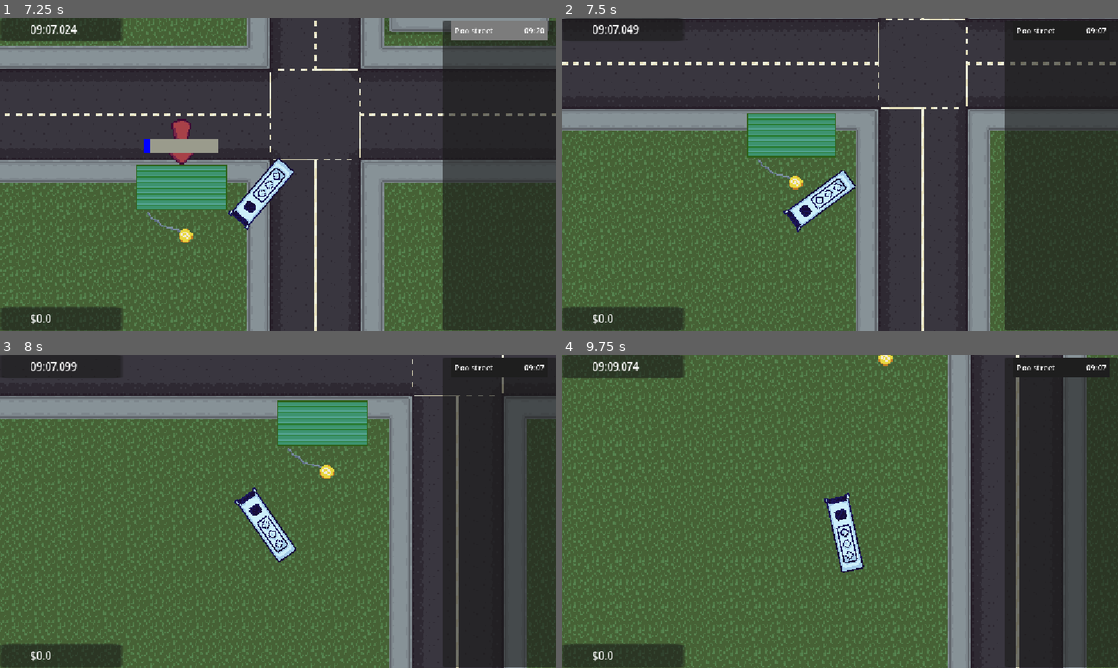
Above: before the commit, frames 1-4 (two rows, left to right).
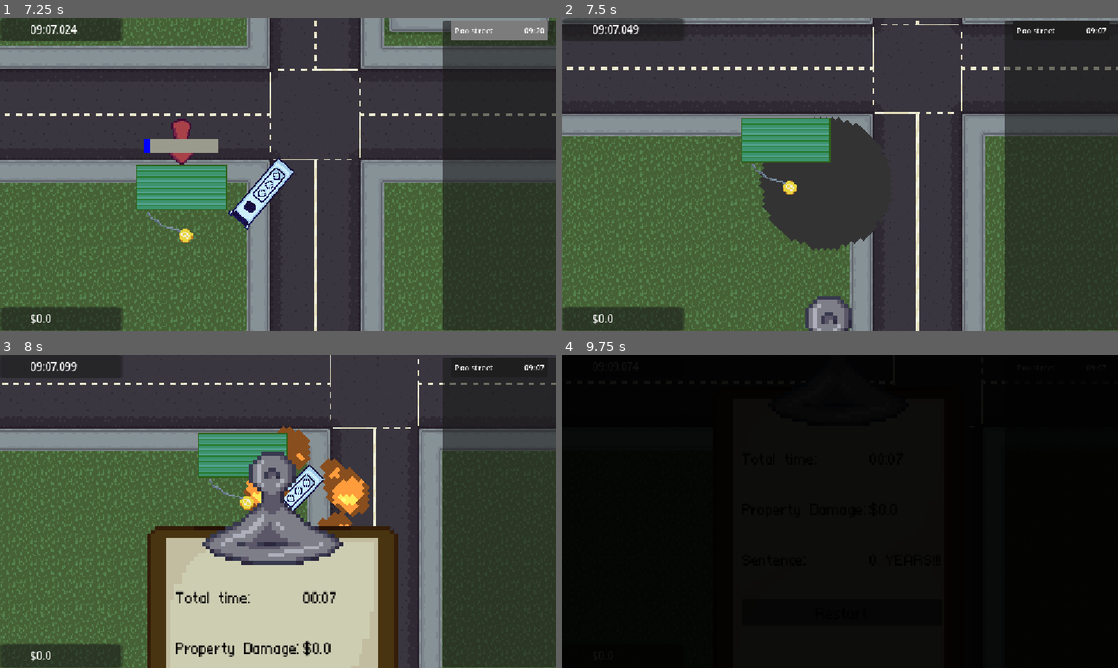
Above: after the commit, the same moments.

Repository: Aerodynamax/games-week-jam
Game: Godot game, scene res://scenes/main.tscn
Two runs of this game, one before a commit and one after it. Both use one fixed random seed, a clock stepped at 60 frames per second and the inputs below. The engine's default icon, where the game draws it, is replaced by a stand-in: a white triangle on a blue panel in a dark square.
Inputs (mouse positions are in pixels of both pictures, inside the frame that each line leads up to):
- Up to frame 1 (7.25 s): hold D (right) 0.53-1.28 s; tap Enter at 1.25 s; hold S (backward) 1.28-2.03 s; hold D (right) 2.03-2.78 s; hold W (forward) 2.78-3.53 s; hold A (left) 3.53-5.03 s; hold S (backward) 5.03-5.78 s; hold D (right) 5.78-6.53 s; hold W (forward) from 6.53 s (still down)
- Up to frame 2 (7.5 s): release W (forward) at 7.28 s; hold D (right) from 7.28 s (still down)
- Up to frame 3 (8 s): keep holding D (right)
- Up to frame 4 (9.75 s): release D (right) at 8.03 s; hold S (backward) 8.03-8.75 s; click (840, 611) at 8.75 s, where only the run after the commit has a clickable "Restart"; click (840, 611) at 9.5 s, where only the run after the commit has a clickable "Restart"

Frame 1 is identical in both runs. In frame 2, 25% of the frame differs, in the area x 0-100%, y 0-100%; in frame 3, 59%; in frame 4, 100%.
Error before the commit: Invalid call. Nonexistent function 'end' in base 'CharacterBody2D (Player)'. (res://scripts/bus)

Commit message:
Added player end

Diff:
--- a/scenes/NPCs/cars/car1.tscn
+++ b/scenes/NPCs/cars/car1.tscn
@@ -41,6 +41,7 @@
 collide_with_areas = true
 
 [node name="Collision" parent="." unique_id=100343889 node_paths=PackedStringArray("Collisionshape", "area2d", "Sprite") instance=ExtResource("3_uplqw")]
+value = 33.33
 Collisionshape = NodePath("../StaticBody2D/CollisionShape2D")
 area2d = NodePath("../Area2D")
 Sprite = NodePath("../Sprite2D")
--- a/scenes/NPCs/crossing/crossing_npc1.tscn
+++ b/scenes/NPCs/crossing/crossing_npc1.tscn
@@ -23,6 +23,8 @@
 shape = SubResource("RectangleShape2D_q367f")
 
 [node name="Collision" parent="." unique_id=100343889 node_paths=PackedStringArray("Collisionshape", "area2d", "Sprite") instance=ExtResource("3_1ddq4")]
+destruction_velocity = 100.0
+value = 70.01
 Collisionshape = NodePath("../CollisionShape2D")
 area2d = NodePath("../Area2D")
 Sprite = NodePath("../Sprite2D")
--- a/scenes/NPCs/normal/npc1.tscn
+++ b/scenes/NPCs/normal/npc1.tscn
@@ -27,6 +27,8 @@
 shape = SubResource("RectangleShape2D_q367f")
 
 [node name="Collision" parent="." unique_id=100343889 node_paths=PackedStringArray("Collisionshape", "area2d", "Sprite") instance=ExtResource("3_pyx5w")]
+destruction_velocity = 100.0
+value = 60.0
 Collisionshape = NodePath("../StaticBody2D/CollisionShape2D")
 area2d = NodePath("../StaticBody2D")
 Sprite = NodePath("../Sprite2D")
--- a/scripts/player/player.gd
+++ b/scripts/player/player.gd
@@ -9,6 +9,8 @@
 @onready var sprite: Sprite2D = $Sprite
 
 @onready var screech_sound = preload("uid://ccijw13vrf10q")
+
+var dead  = false
 
 #region movement
 
@@ -245,6 +247,7 @@
 #endregion
 
 func _physics_process(delta: float) -> void:
+	if dead: return
 	var _vel = movement(delta)
 	var _rot := steer(delta)
 	var _drift_vel_and_dir := drift(delta)
@@ -262,3 +265,7 @@
 	move_and_slide()
 
 	prev_rotation = rotation
+
+func end():
+	$AnimatedSprite2D.play("explosion")
+	dead = true
Not shown: 1 places in scenes/NPCs/cars/car1.tscn that only renumber resources
Not shown: 1 places in scenes/NPCs/crossing/crossing_npc1.tscn that only renumber resources
Not shown: 1 places in scenes/NPCs/normal/npc1.tscn that only renumber resources
